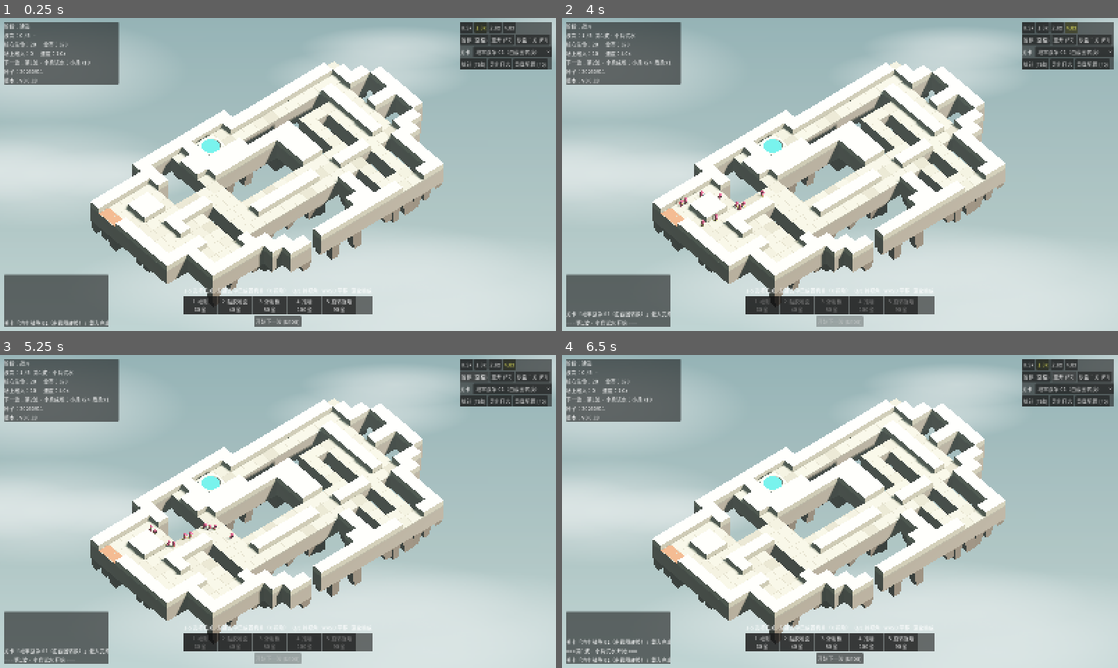
Above: before the commit, frames 1-4 (two rows, left to right).
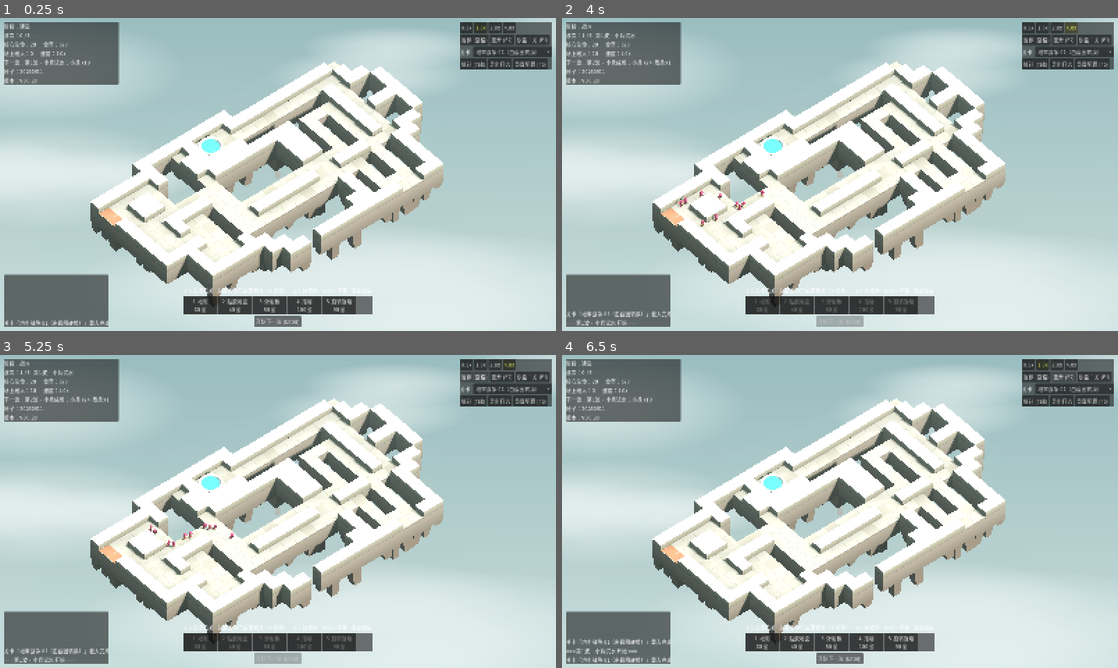
Above: after the commit, the same moments.

Repository: Autinhorse/HumanMustDie
Game: Godot game, scene res://scenes/main.tscn
Two runs of this game, one before a commit and one after it. Both use one fixed random seed, a clock stepped at 60 frames per second and the inputs below.
Inputs:
- Up to frame 1 (0.25 s): no input
- Up to frame 2 (4 s): click "开始下一波 (Enter)" at 0.5 s; click "0.5x" at 1.25 s; click "1.0x" at 2 s; click "2.0x" at 2.75 s; click "4.0x" at 3.5 s
- Up to frame 3 (5.25 s): click "暂停 (空格)" at 4.25 s; click "继续 (空格)" at 5 s
- Up to frame 4 (6.5 s): click "重开 (F2)" at 5.75 s

The runs differ from the first frame. In frame 1, less than 0.1% of the frame differs, in the area x 5-80%, y 19-88%; in frame 2, 0.1%; in frame 3, 0.1%; in frame 4, less than 0.1%.

Commit message:
v0.0.20 画面升级：顶点烘焙 AO + 边缘光 + 辉光调色 + 屏幕空间描边
三块一起上，都在 art.json 里可关可调：

1. 环境光遮蔽烘焙进顶点色（board.ao_corner / ao_side）：建网格时按"这个角
   被几面墙挡住"压暗顶点，竖直面越靠下越暗。运行时零开销。
2. 加一盏从背后打的冷色边缘光；开启辉光（只吃亮部）和调色（对比 +8%、
   饱和 +12%）。
3. 屏幕空间描边 assets/shaders/outline.gdshader —— 比较相邻像素的深度和
   法线，差异大的地方画线。这是让程式化 3D 一眼"高级"的关键。

写描边时踩的两个坑（已写进文档）：
- Godot 的 fragment() 里不能用 return，只能用系数屏蔽
- 正交相机离场景很远，用"相对深度差"当阈值永远够不到，必须用绝对值。
  第一版就是因为这个完全看不到线，靠把着色器临时改成输出纯红才定位到
  "四边形其实画出来了，是判定没触发"

Co-Authored-By: Claude Opus 5 (1M context) <noreply@anthropic.com>
Claude-Session: https://claude.ai/code/session_01VCzWxNk1LcyQr5pasXVQW6

Diff:
--- /dev/null
+++ b/assets/shaders/outline.gdshader
@@ -0,0 +1,54 @@
+// 屏幕空间描边：比较相邻像素的深度和法线，差异大的地方画线。
+// 挂在相机上的全屏四边形，render_priority 拉高保证在所有东西之后画。
+// 需要 Forward+（法线粗糙度贴图只有 Forward+ 有）。
+shader_type spatial;
+render_mode unshaded, fog_disabled, depth_draw_never, depth_test_disabled, cull_disabled;
+
+uniform sampler2D screen_tex : hint_screen_texture, filter_linear, repeat_disable;
+uniform sampler2D depth_tex : hint_depth_texture, filter_nearest, repeat_disable;
+uniform sampler2D normal_tex : hint_normal_roughness_texture, filter_nearest, repeat_disable;
+
+uniform vec4 outline_color : source_color = vec4(0.11, 0.13, 0.17, 1.0);
+uniform float thickness = 1.0;          // 线宽，单位是像素
+// 正交相机下相机离场景很远，用"相对深度差"阈值会永远够不到，必须用绝对值（世界单位）
+uniform float depth_threshold = 0.12;   // 相邻像素深度差超过这么多米算一条边
+uniform float normal_threshold = 0.30;  // 法线夹角多大算一条边
+uniform float strength = 0.8;           // 描边的不透明度
+uniform float depth_fade = 120.0;       // 远处淡出，免得远景糊成一团线
+
+void vertex() {
+	POSITION = vec4(VERTEX.xy * 2.0, 1.0, 1.0);
+}
+
+float view_depth(vec2 uv, mat4 inv_proj) {
+	float d = texture(depth_tex, uv).x;
+	vec4 view = inv_proj * vec4(uv * 2.0 - 1.0, d, 1.0);
+	return -(view.z / view.w);
+}
+
+void fragment() {
+	vec2 texel = thickness / VIEWPORT_SIZE;
+	vec3 base = texture(screen_tex, SCREEN_UV).rgb;
+	float d0 = view_depth(SCREEN_UV, INV_PROJECTION_MATRIX);
+
+	vec2 off[4] = {vec2(texel.x, 0.0), vec2(-texel.x, 0.0), vec2(0.0, texel.y), vec2(0.0, -texel.y)};
+	vec3 n0 = texture(normal_tex, SCREEN_UV).xyz * 2.0 - 1.0;
+
+	float depth_edge = 0.0;
+	float normal_edge = 0.0;
+	for (int i = 0; i < 4; i++) {
+		vec2 uv = SCREEN_UV + off[i];
+		float d = view_depth(uv, INV_PROJECTION_MATRIX);
+		depth_edge = max(depth_edge, abs(d - d0));
+		vec3 n = texture(normal_tex, uv).xyz * 2.0 - 1.0;
+		normal_edge = max(normal_edge, 1.0 - dot(n0, n));
+	}
+
+	float e = max(smoothstep(depth_threshold, depth_threshold * 2.2, depth_edge),
+	              smoothstep(normal_threshold, normal_threshold * 1.7, normal_edge));
+	e *= strength * (1.0 - smoothstep(depth_fade * 0.6, depth_fade, d0));
+	// 天空/背景（深度极远）不描边。Godot 的 fragment 里不能 return，用系数屏蔽。
+	e *= 1.0 - step(depth_fade * 2.0, d0);
+
+	ALBEDO = mix(base, outline_color.rgb, clamp(e, 0.0, 1.0));
+}
--- a/data/art.json
+++ b/data/art.json
@@ -101,11 +101,37 @@
     "sun_angular_distance_deg": 1.2,
     "shadow_blur": 0.8,
     "fill_color": "#BFD6D6",
-    "fill_energy": 0.12
+    "fill_energy": 0.12,
+
+    "rim_color": "#BCD9EA",
+    "rim_energy": 0.55,
+    "rim_elevation_deg": 10.0,
+    "rim_azimuth_offset_deg": 155.0,
+
+    "glow_enabled": true,
+    "glow_intensity": 0.55,
+    "glow_bloom": 0.12,
+    "glow_hdr_threshold": 1.05,
+    "glow_hdr_scale": 2.0,
+
+    "adjust_enabled": true,
+    "adjust_brightness": 1.0,
+    "adjust_contrast": 1.08,
+    "adjust_saturation": 1.12,
+
+    "outline_enabled": true,
+    "outline_color": "#1C2228",
+    "outline_thickness": 1.2,
+    "outline_depth_threshold": 0.08,
+    "outline_normal_threshold": 0.22,
+    "outline_strength": 0.95,
+    "outline_depth_fade": 120.0
   },
 
   "board": {
-    "_comment": "地面共面平铺，只用细缝分格；grid_line_width 设 0 就是完全无缝",
+    "_comment": "地面共面平铺，只用细缝分格；grid_line_width 设 0 就是完全无缝。ao_* 是烘焙进顶点色的环境光遮蔽：ao_corner 管墙角、ao_side 管竖直面底部。",
+    "ao_corner": 0.34,
+    "ao_side": 0.24,
     "grid_line_width": 0.07,
     "tile_lift": 0.002,
     "obstacle_height_mul": 1.35,
--- a/project.godot
+++ b/project.godot
@@ -11,7 +11,7 @@
 [application]
 
 config/name="HumanMustDie - Prototype A"
-config/version="0.0.19"
+config/version="0.0.20"
 config/description="机关塔防灰盒原型：固定走廊 + 5 种机关 + 小/中/重三类物理敌人"
 run/main_scene="res://scenes/main.tscn"
 config/features=PackedStringArray("4.7", "Forward Plus")
--- a/scripts/main.gd
+++ b/scripts/main.gd
@@ -14,6 +14,7 @@
 var _ortho_size := 46.0
 var _backdrop: MeshInstance3D = null
 var _clouds: Array[MeshInstance3D] = []
+var _outline: MeshInstance3D = null
 
 var pending_trap_id: String = ""
 var pending_facing := Vector2i(0, -1)
@@ -106,6 +107,18 @@
 	fill.shadow_enabled = false
 	add_child(fill)
 
+	# 边缘光：从背后低角度打一道冷色，把物体从背景里剥出来
+	if _ec(env_cfg, "rim_energy", 0.0) > 0.0:
+		var rim := DirectionalLight3D.new()
+		rim.name = "Rim"
+		rim.rotation = Vector3(-deg_to_rad(_ec(env_cfg, "rim_elevation_deg", 12.0)),
+			azim + deg_to_rad(_ec(env_cfg, "rim_azimuth_offset_deg", 155.0)), 0.0)
+		rim.light_color = _hex(env_cfg, "rim_color", Color(0.72, 0.86, 0.95))
+		rim.light_energy = _ec(env_cfg, "rim_energy", 0.5)
+		rim.light_specular = 0.0
+		rim.shadow_enabled = false
+		add_child(rim)
+
 	_pivot = Node3D.new()
 	add_child(_pivot)
 	cam = Camera3D.new()
@@ -139,6 +152,35 @@
 	_backdrop.cast_shadow = GeometryInstance3D.SHADOW_CASTING_SETTING_OFF
 	cam.add_child(_backdrop)
 	_build_clouds()
+	_build_outline(env_cfg)
+
+## 屏幕空间描边：一块全屏四边形挂在相机上，在所有东西画完之后覆盖一层
+func _build_outline(env_cfg: Dictionary) -> void:
+	if not bool(env_cfg.get("outline_enabled", true)):
+		return
+	var shader: Shader = load("res://assets/shaders/outline.gdshader")
+	if shader == null:
+		push_warning("描边着色器载入失败")
+		return
+	var m := ShaderMaterial.new()
+	m.shader = shader
+	m.render_priority = 100        # 保证最后画
+	m.set_shader_parameter("outline_color", _hex(env_cfg, "outline_color", Color(0.11, 0.13, 0.17)))
+	m.set_shader_parameter("thickness", _ec(env_cfg, "outline_thickness", 1.0))
+	m.set_shader_parameter("depth_threshold", _ec(env_cfg, "outline_depth_threshold", 0.045))
+	m.set_shader_parameter("normal_threshold", _ec(env_cfg, "outline_normal_threshold", 0.30))
+	m.set_shader_parameter("strength", _ec(env_cfg, "outline_strength", 0.8))
+	m.set_shader_parameter("depth_fade", _ec(env_cfg, "outline_depth_fade", 120.0))
+
+	_outline = MeshInstance3D.new()
+	_outline.name = "Outline"
+	_outline.mesh = QuadMesh.new()
+	_outline.material_override = m
+	_outline.cast_shadow = GeometryInstance3D.SHADOW_CASTING_SETTING_OFF
+	# 顶点着色器会把它拉成全屏，这里只要保证不被视锥剔除
+	_outline.extra_cull_margin = 16384.0
+	_outline.position = Vector3(0, 0, -1.0)
+	cam.add_child(_outline)
 
 ## 云：参考图里是画在背景上的柔边薄雾，不是有体积的白球。
 ## 做成跟随相机的一层宽扁柔边片，和天空只差一点亮度，永远在所有东西后面。
@@ -224,6 +266,22 @@
 		e.fog_density = _ec(env_cfg, "fog_density", 0.006)
 		e.fog_sky_affect = _ec(env_cfg, "fog_sky_affect", 0.0)
 		e.fog_aerial_perspective = _ec(env_cfg, "fog_aerial_perspective", 0.35)
+
+	# 辉光：只吃超过阈值的亮部（核心水面、机关高亮），不会把整张图糊掉
+	if bool(env_cfg.get("glow_enabled", true)):
+		e.glow_enabled = true
+		e.glow_intensity = _ec(env_cfg, "glow_intensity", 0.55)
+		e.glow_bloom = _ec(env_cfg, "glow_bloom", 0.12)
+		e.glow_hdr_threshold = _ec(env_cfg, "glow_hdr_threshold", 1.05)
+		e.glow_hdr_scale = _ec(env_cfg, "glow_hdr_scale", 2.0)
+		e.glow_blend_mode = Environment.GLOW_BLEND_MODE_SOFTLIGHT
+
+	# 调色：出片前统一提一点对比和饱和
+	if bool(env_cfg.get("adjust_enabled", true)):
+		e.adjustment_enabled = true
+		e.adjustment_brightness = _ec(env_cfg, "adjust_brightness", 1.0)
+		e.adjustment_contrast = _ec(env_cfg, "adjust_contrast", 1.08)
+		e.adjustment_saturation = _ec(env_cfg, "adjust_saturation", 1.12)
 
 	if bool(env_cfg.get("ssao_enabled", true)):
 		e.ssao_enabled = true
--- a/scripts/view/board_view.gd
+++ b/scripts/view/board_view.gd
@@ -18,6 +18,8 @@
 var _obs_h := 1.35
 var _bridge_thick := 0.15
 var _line_w := 0.06
+var _ao_corner := 0.34
+var _ao_side := 0.24
 var _lift := 0.002
 var _c_floor_side := Color.GRAY
 var _c_bridge_side := Color.GRAY
@@ -43,6 +45,8 @@
 	_bridge_thick = _thick * float(board_cfg.get("bridge_thickness_mul", 0.6))
 	_line_w = float(board_cfg.get("grid_line_width", 0.06))
 	_lift = float(board_cfg.get("tile_lift", 0.002))
+	_ao_corner = float(board_cfg.get("ao_corner", 0.34))
+	_ao_side = float(board_cfg.get("ao_side", 0.24))
 
 	var floor_tops: Array = pal.get("floor_top", ["#DED6C4"])
 	var floor_weights: Array = pal.get("floor_top_weights", [1.0])
@@ -83,7 +87,7 @@
 			var ground_color: Color = bridge_top if t == HGrid.Cell.BRIDGE else _pick(floor_tops, floor_weights, rng)
 			if entrance_set.has(cell):
 				ground_color = entrance_col
-			_ground_tile(st, center, ground_color)
+			_ground_tile(st, cell, center, ground_color)
 
 			# --- 岛的轮廓：只有挨着空地（或出图）的那一面才有侧面
 			var bottom: float = -(_bridge_thick if t == HGrid.Cell.BRIDGE else _thick)
@@ -124,12 +128,35 @@
 	return false
 
 ## 一格地面：整格的缝色打底 + 稍微抬起、四周内缩的面色。出细缝但保持共面，不产生凸块。
-func _ground_tile(st: SurfaceTool, center: Vector3, color: Color) -> void:
+func _ground_tile(st: SurfaceTool, cell: Vector2i, center: Vector3, color: Color) -> void:
+	var ao := _corner_ao(cell)
 	if _line_w > 0.0:
-		_top_quad(st, center, _cs, 0.0, _c_line)
-		_top_quad(st, center, _cs - _line_w, _lift, color)
+		_top_quad(st, center, _cs, 0.0, _c_line, ao)
+		_top_quad(st, center, _cs - _line_w, _lift, color, ao)
 	else:
-		_top_quad(st, center, _cs, 0.0, color)
+		_top_quad(st, center, _cs, 0.0, color, ao)
+
+## 四个角各看两条边 + 一个斜角有没有挡住自己，挡得越多越暗（经典的方块地形 AO）
+func _corner_ao(cell: Vector2i) -> PackedFloat32Array:
+	if _ao_corner <= 0.0:
+		return PackedFloat32Array()
+	var out := PackedFloat32Array()
+	# 顺序要和 _top_quad 的 a/b/c/d 对上
+	for d in [Vector2i(-1, -1), Vector2i(1, -1), Vector2i(1, 1), Vector2i(-1, 1)]:
+		var n := 0
+		if _blocks(cell + Vector2i(d.x, 0)):
+			n += 1
+		if _blocks(cell + Vector2i(0, d.y)):
+			n += 1
+		if n < 2 and _blocks(cell + d):
+			n += 1
+		out.append(1.0 - _ao_corner * (float(n) / 3.0))
+	return out
+
+## 高出地面、会投下遮蔽的格子
+func _blocks(cell: Vector2i) -> bool:
+	var t := grid.get_cell(cell)
+	return t == HGrid.Cell.WALL or t == HGrid.Cell.OBSTACLE
 
 ## 立方块（墙/障碍）。和同类相邻的那一面不画，连成一条完整的墙。
 func _block(st: SurfaceTool, cell: Vector2i, center: Vector3, height: float,
@@ -141,11 +168,12 @@
 			continue
 		_side_quad(st, center, d, height, 0.0, side_color, size)
 
-func _top_quad(st: SurfaceTool, center: Vector3, size: float, y: float, color: Color) -> void:
+func _top_quad(st: SurfaceTool, center: Vector3, size: float, y: float, color: Color,
+		ao: PackedFloat32Array = PackedFloat32Array()) -> void:
 	var h := size * 0.5
 	_quad(st,
 		center + Vector3(-h, y, -h), center + Vector3(h, y, -h),
-		center + Vector3(h, y, h), center + Vector3(-h, y, h), color)
+		center + Vector3(h, y, h), center + Vector3(-h, y, h), color, ao)
 
 ## 朝 dir 方向的一面竖直面，从 y_top 落到 y_bottom
 func _side_quad(st: SurfaceTool, center: Vector3, dir: Vector2i, y_top: float, y_bottom: float,
@@ -156,11 +184,14 @@
 	var side := Vector3(-n.z, 0.0, n.x)
 	var edge := center + n * h
 	# 绕序从底边起，法线才朝外；反了的话整面会被当成背光面渲染成黑的
+	# 竖直面越靠下越暗：墙根和崖壁底部自然产生遮蔽感
+	var lo := 1.0 - _ao_side
 	_quad(st,
 		edge - side * h + Vector3(0, y_bottom, 0),
 		edge + side * h + Vector3(0, y_bottom, 0),
 		edge + side * h + Vector3(0, y_top, 0),
-		edge - side * h + Vector3(0, y_top, 0), color)
+		edge - side * h + Vector3(0, y_top, 0), color,
+		PackedFloat32Array([lo, lo, 1.0, 1.0]))
 
 func _rock_column(st: SurfaceTool, center: Vector3, top_y: float, rock_cfg: Dictionary,
 		rng: RandomNumberGenerator, top_color: Color, deep_color: Color) -> void:
@@ -205,10 +236,15 @@
 	_quad(st, b2, b3, t3, t2, deep_color)
 	_quad(st, b3, b0, t0, t3, deep_color)
 
-func _quad(st: SurfaceTool, a: Vector3, b: Vector3, c: Vector3, d: Vector3, color: Color) -> void:
-	for v in [a, b, c, a, c, d]:
-		st.set_color(color)
-		st.add_vertex(v)
+## ao 传 4 个值（对应 a/b/c/d 四个角）时按顶点压暗，用来烘焙环境光遮蔽
+func _quad(st: SurfaceTool, a: Vector3, b: Vector3, c: Vector3, d: Vector3, color: Color,
+		ao: PackedFloat32Array = PackedFloat32Array()) -> void:
+	var pts := [a, b, c, d]
+	var has_ao := ao.size() == 4
+	for k in [0, 1, 2, 0, 2, 3]:
+		var f: float = ao[k] if has_ao else 1.0
+		st.set_color(Color(color.r * f, color.g * f, color.b * f, color.a))
+		st.add_vertex(pts[k])
 
 func _build_core(pal: Dictionary) -> void:
 	var cores := grid.cells_of_type(HGrid.Cell.CORE)
Not shown, changed: docs/原型A_运行与实现说明.md
